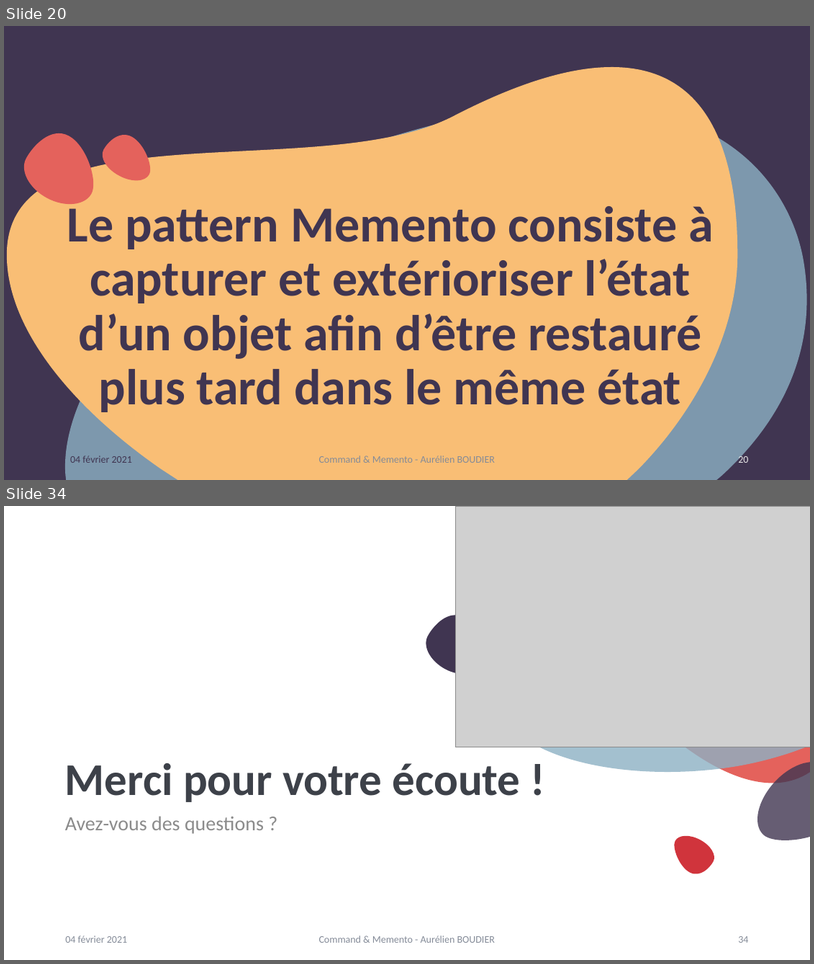
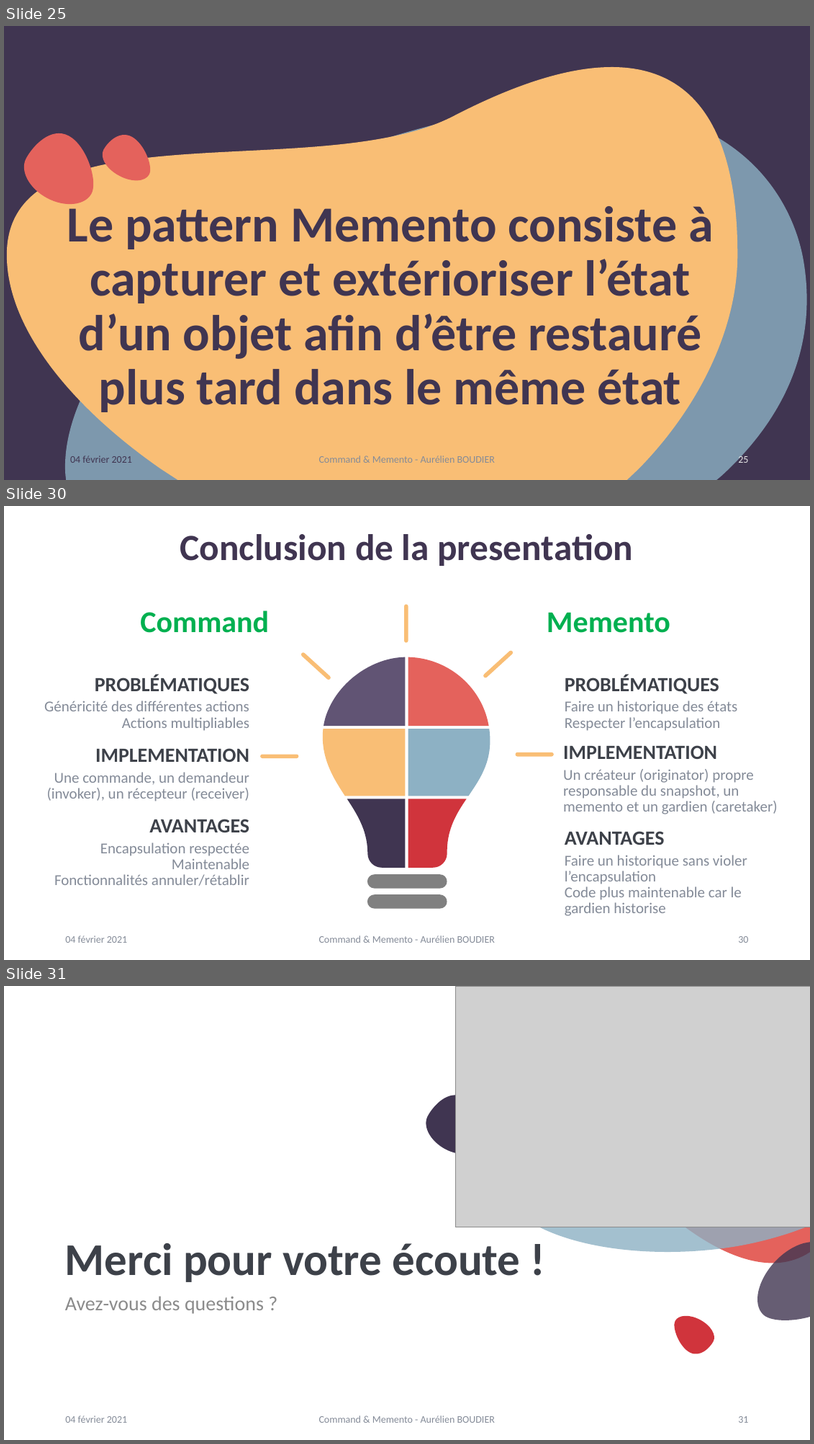
Before and after one commit to kyweez/CDA-14-DESIGN-PATTERN, a slide deck: 01-Powerpoint-presentation/PowerpointPresentation.pptx. Shown one above the other, each under a label of ours: slides 20 and 34 before the commit, slides 25, 30 and 31 after it; the slides between them are not shown. The pictures are 814x964 and 814x1444 pixels, drawn with LibreOffice and Linux fonts; fonts in the diff are those of the drawing; grey boxes stand for pictures. Boxes give left, top, right and bottom in pixels: in the first picture for what was removed or moved away, otherwise in the second. Text is boxed around its words. In the diff, an @@ line names an element or a change of style, - is before the commit and + after.

Commit message:
Commnand & Memento pattern / Done

```diff
--- a/01-Powerpoint-presentation/PowerpointPresentation.pptx
+++ b/01-Powerpoint-presentation/PowerpointPresentation.pptx
@@ slide 30 added at <box>4,506,810,960</box>, background #FFFFFF @@
@@ title added at <box>180,534,633,566</box>, 44 pt, text #403551, bold @@
+Conclusion de la presentation
@@ text added at <box>140,610,269,633</box>, 36 pt, text #00B050, bold @@
+Command
@@ text added at <box>547,612,671,633</box>, 36 pt, text #00B050, bold @@
+Memento
@@ text added at <box>95,674,250,694</box>, 24 pt, text #3D4149, bold @@
+PROBLÉMATIQUES
@@ text added at <box>565,674,720,694</box>, 24 pt, text #3D4149, bold @@
+PROBLÉMATIQUES
@@ text added at <box>44,700,250,731</box>, 18 pt, text #848B98 @@
+Généricité des différentes actions
+Actions multipliables
@@ text added at <box>565,700,738,731</box>, 18 pt, text #848B98 @@
+Faire un historique des états
+Respecter l’encapsulation
@@ text added at <box>95,748,250,762</box>, 24 pt, text #3D4149, bold @@
+IMPLEMENTATION
@@ text added at <box>563,745,718,759</box>, 24 pt, text #3D4149, bold @@
+IMPLEMENTATION
@@ text added at <box>47,772,250,801</box>, 18 pt, text #848B98 @@
+Une commande, un demandeur (invoker), un récepteur (receiver)
@@ text added at <box>563,769,777,814</box>, 18 pt, text #848B98 @@
+Un créateur (originator) propre responsable du snapshot, un memento et un gardien (caretaker)
@@ group added at <box>260,604,554,908</box>: 13 freeform shapes @@
@@ text added at <box>149,818,250,832</box>, 24 pt, text #3D4149, bold @@
+AVANTAGES
@@ text added at <box>54,842,250,885</box>, 18 pt, text #848B98 @@
+Encapsulation respectée
+Maintenable
+Fonctionnalités annuler/rétablir
@@ text added at <box>565,831,665,844</box>, 24 pt, text #3D4149, bold @@
+AVANTAGES
@@ text added at <box>565,854,748,916</box>, 18 pt, text #848B98 @@
+Faire un historique sans violer l’encapsulation
+Code plus maintenable car le gardien historise
@@ text added at <box>65,935,127,942</box>, 12 pt, text #848B98 @@
+04 février 2021
@@ text added at <box>319,935,495,942</box>, 12 pt, text #848B98 @@
+Command & Memento - Aurélien BOUDIER
@@ page number added at <box>738,936,748,942</box>, 12 pt, text #848B98 @@
+30
@@ what was slide 20 is now slide 25 @@
@@ page number at <box>738,454,748,462</box>: text changed @@
-20
+25
@@ what was slide 34 is now slide 31 @@
@@ page number at <box>738,1416,748,1422</box>: text changed @@
-34
+31
```
Also in this commit, not shown: 11 slides changed, 6 other slides added, 10 slides removed, 6 other files.
